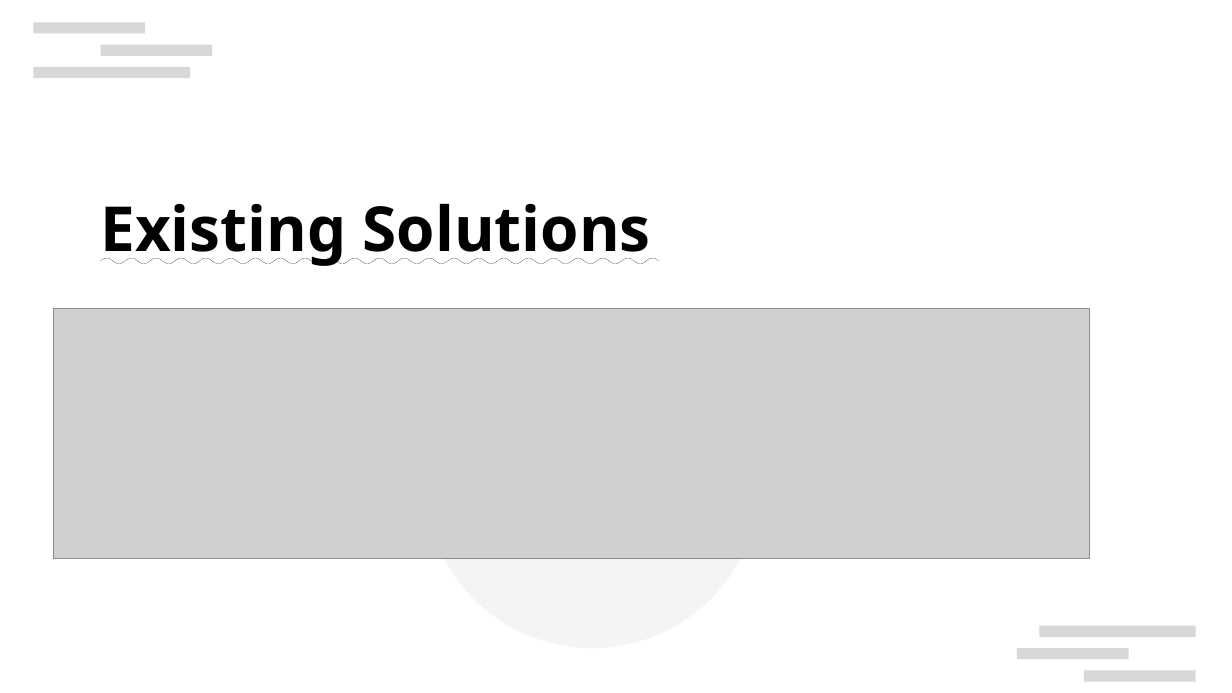
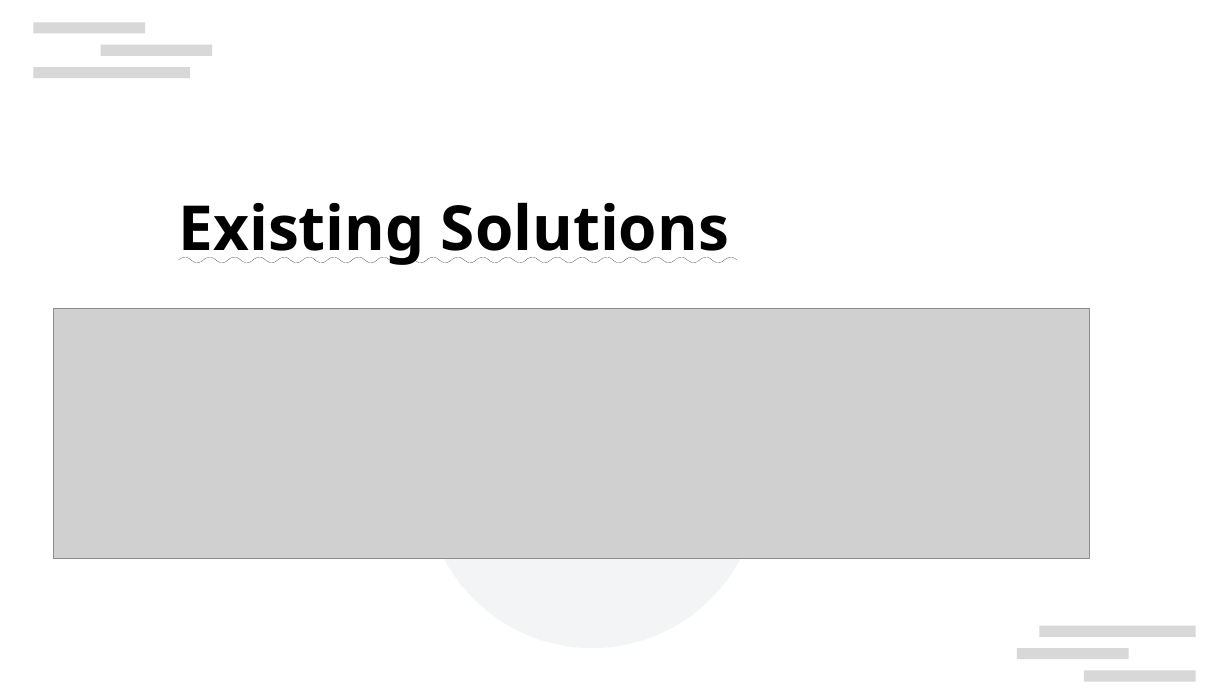
Before and after one commit to TheMody/No-learning-rates-needed-Introducing-SALSA-Stable-Armijo-Line-Search-Adaptation, a slide deck: slide 6 of Presentation/Slides.odp (slide 5 before the commit). Drawn at 1232x693 pixels with LibreOffice and Linux fonts; fonts in the diff are those of the drawing; grey boxes stand for pictures; background and template pictures are left out. Boxes give left, top, right and bottom in pixels: in the first picture for what was removed or moved away, otherwise in the second. Text is boxed around its words. In the diff, an @@ line names an element or a change of style, - is before the commit and + after.

```diff
--- a/Presentation/Slides.odp
+++ b/Presentation/Slides.odp
@@ text "Existing Solutions" moved from (x1=100, y1=203, x2=651, y2=266) to (x1=179, y1=202, x2=729, y2=265) @@
```
Also in this commit, not shown: 4 other slides changed, 1 slide added, 3 other files.
